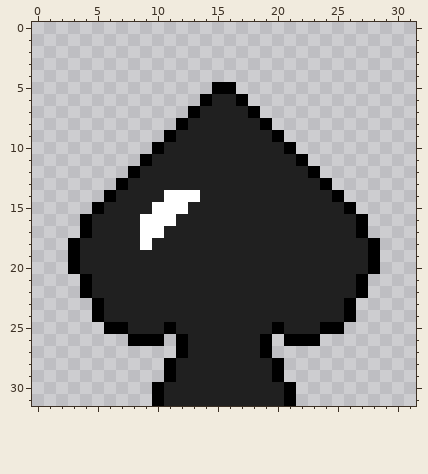
Two versions of one pixel-art sprite, icon.png. The picture above is the old version.
The file is 32x32 pixels.
New version:
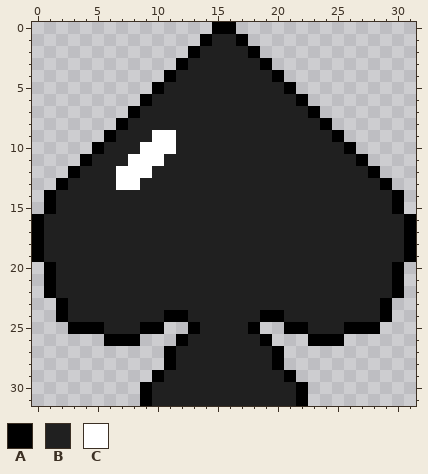
Palette (. is transparent): A #000000  B #202020  C #ffffff
Difference:
@@ x 0..31 @@
- 0 ................................
- 1 ................................
- 2 ................................
- 3 ................................
- 4 ................................
- 5 ...............AA...............
- 6 ..............ABBA..............
- 7 .............ABBBBA.............
- 8 ............ABBBBBBA............
- 9 ...........ABBBBBBBBA...........
-10 ..........ABBBBBBBBBBA..........
-11 .........ABBBBBBBBBBBBA.........
-12 ........ABBBBBBBBBBBBBBA........
-13 .......ABBBBBBBBBBBBBBBBA.......
-14 ......ABBBBCCCBBBBBBBBBBBA......
-15 .....ABBBBCCCBBBBBBBBBBBBBA.....
-16 ....ABBBBCCCBBBBBBBBBBBBBBBA....
-17 ....ABBBBCCBBBBBBBBBBBBBBBBA....
-18 ...ABBBBBCBBBBBBBBBBBBBBBBBBA...
-19 ...ABBBBBBBBBBBBBBBBBBBBBBBBA...
-20 ...ABBBBBBBBBBBBBBBBBBBBBBBBA...
-21 ....ABBBBBBBBBBBBBBBBBBBBBBA....
-22 ....ABBBBBBBBBBBBBBBBBBBBBBA....
-23 .....ABBBBBBBBBBBBBBBBBBBBA.....
-24 .....ABBBBBBBBBBBBBBBBBBBBA.....
-25 ......AABBBABBBBBBBBABBBAA......
-26 ........AAA.ABBBBBBA.AAA........
-27 ............ABBBBBBA............
+ 0 ...............AA...............
+ 1 ..............ABBA..............
+ 2 .............ABBBBA.............
+ 3 ............ABBBBBBA............
+ 4 ...........ABBBBBBBBA...........
+ 5 ..........ABBBBBBBBBBA..........
+ 6 .........ABBBBBBBBBBBBA.........
+ 7 ........ABBBBBBBBBBBBBBA........
+ 8 .......ABBBBBBBBBBBBBBBBA.......
+ 9 ......ABBBCCBBBBBBBBBBBBBA......
+10 .....ABBBCCCBBBBBBBBBBBBBBA.....
+11 ....ABBBCCCBBBBBBBBBBBBBBBBA....
+12 ...ABBBCCCBBBBBBBBBBBBBBBBBBA...
+13 ..ABBBBCCBBBBBBBBBBBBBBBBBBBBA..
+14 .ABBBBBBBBBBBBBBBBBBBBBBBBBBBBA.
+15 .ABBBBBBBBBBBBBBBBBBBBBBBBBBBBA.
+16 ABBBBBBBBBBBBBBBBBBBBBBBBBBBBBBA
+17 ABBBBBBBBBBBBBBBBBBBBBBBBBBBBBBA
+18 ABBBBBBBBBBBBBBBBBBBBBBBBBBBBBBA
+19 ABBBBBBBBBBBBBBBBBBBBBBBBBBBBBBA
+20 .ABBBBBBBBBBBBBBBBBBBBBBBBBBBBA.
+21 .ABBBBBBBBBBBBBBBBBBBBBBBBBBBBA.
+22 .ABBBBBBBBBBBBBBBBBBBBBBBBBBBBA.
+23 ..ABBBBBBBBBBBBBBBBBBBBBBBBBBA..
+24 ..ABBBBBBBBAABBBBBBAABBBBBBBBA..
+25 ...AAABBBAA..ABBBBA..AABBBAAA...
+26 ......AAA...ABBBBBBA...AAA......
+27 ...........ABBBBBBBBA...........
 28 ...........ABBBBBBBBA...........
-29 ...........ABBBBBBBBA...........
-30 ..........ABBBBBBBBBBA..........
-31 ..........ABBBBBBBBBBA..........
+29 ..........ABBBBBBBBBBA..........
+30 .........ABBBBBBBBBBBBA.........
+31 .........ABBBBBBBBBBBBA.........
Boxes around the changes in both pictures, in picture pixels (x1, y1, x2, y2):
changed: (32, 22, 416, 406)
